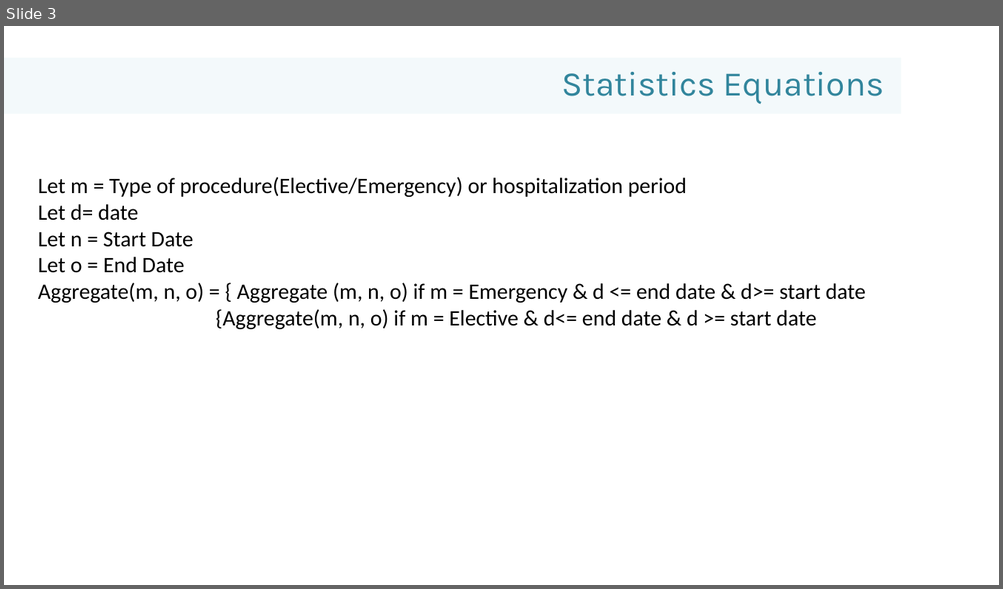
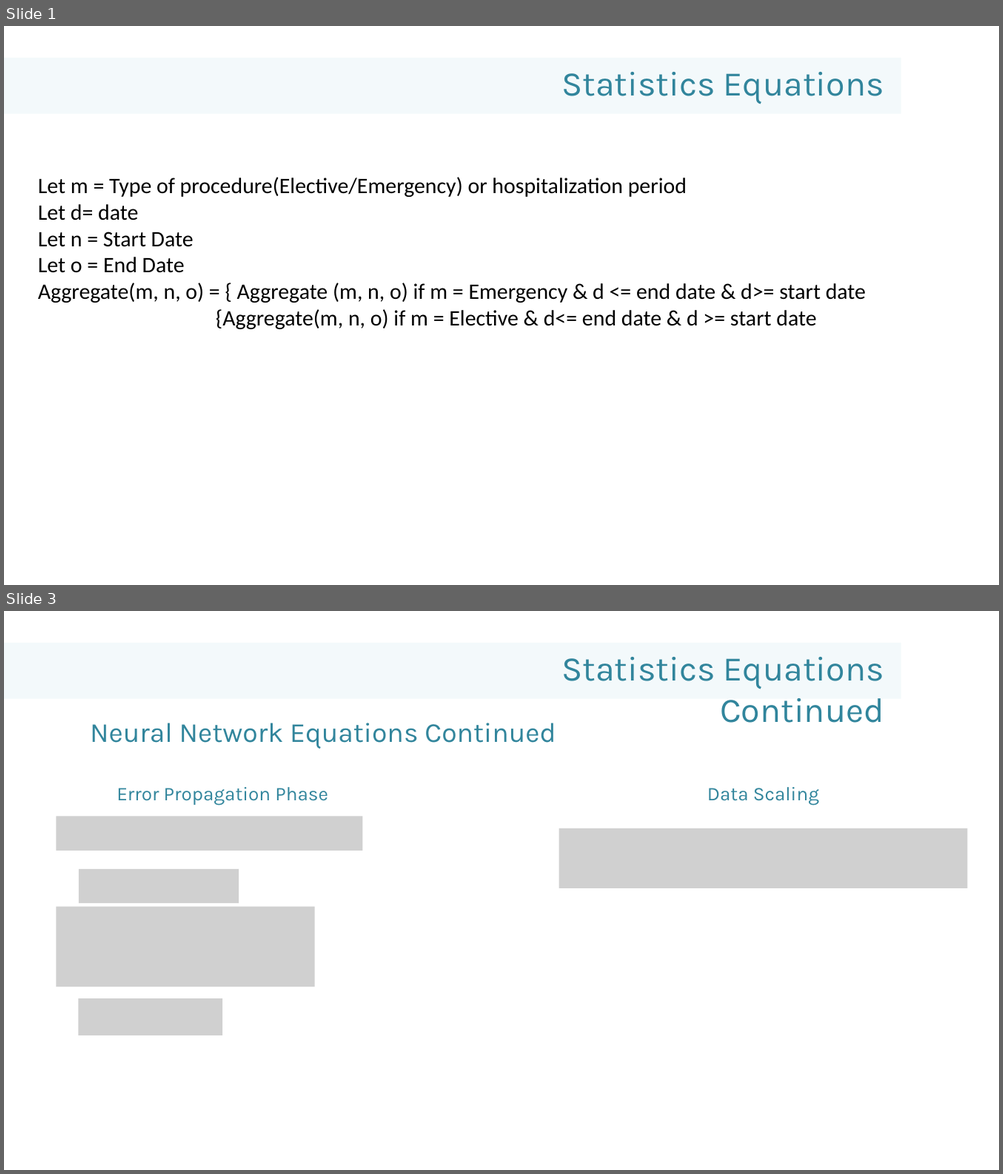
Before and after one commit to Pentec/Final-Year-Main_Project, a slide deck: Documentation/Presentations/Presentation4.pptx. Shown one above the other, each under a label of ours: slide 3 before the commit, slides 1 and 3 after it; the slides between them are not shown. The pictures are 1003x589 and 1003x1174 pixels, drawn with LibreOffice and Linux fonts; fonts in the diff are those of the drawing; grey boxes stand for pictures; background and template pictures are left out. Boxes give left, top, right and bottom in pixels: in the first picture for what was removed or moved away, otherwise in the second. Text is boxed around its words. In the diff, an @@ line names an element or a change of style, - is before the commit and + after.

```diff
--- a/Documentation/Presentations/Presentation4.pptx
+++ b/Documentation/Presentations/Presentation4.pptx
@@ slide 3 added at (4, 611, 999, 1170), background picture (left out) @@
@@ rectangle added at (4, 643, 901, 699), fill #93CDDD at 11% opacity @@
@@ text added at (561, 657, 884, 723), 50 pt, text #31859C @@
+Statistics Equations Continued
@@ text added at (90, 723, 555, 749), 40 pt, text #31859C @@
+Neural Network Equations Continued
@@ text added at (116, 787, 328, 806), 28 pt, text #31859C @@
+Error Propagation Phase
@@ text added at (707, 787, 819, 806), 28 pt, text #31859C @@
+Data Scaling
@@ picture added at (57, 817, 363, 851) @@
@@ picture added at (559, 829, 967, 889) @@
@@ picture added at (79, 869, 239, 903) @@
@@ picture added at (57, 907, 315, 988) @@
@@ picture added at (78, 999, 222, 1037) @@
@@ what was slide 3 is now slide 1 @@
```
Also in this commit, not shown: 11 other slides added, 3 slides removed, 1 other file.
